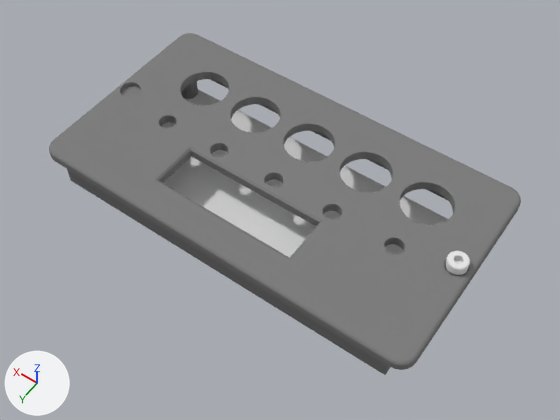
A saved change to the Blender file cad/MoaB.blend.
One viewpoint serves both versions: a 50 mm lens placed at (-154.3, 141.9, 114.3), pointed at (-101.7, 68.4, -1.3). The lights are fixed; the arrows at lower left show +X, +Y and +Z.

In view in the first picture: 'ModulDeckelO', 'PCB_Outline'.
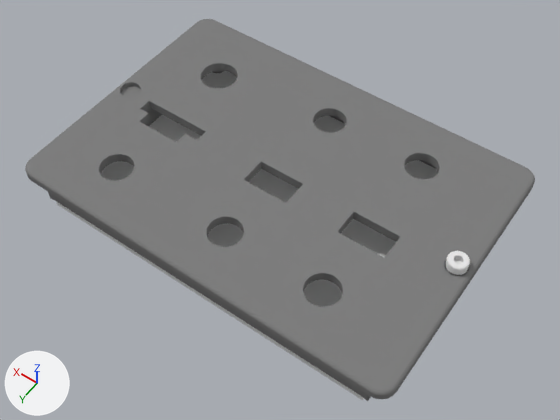
ob_bool_knopf is not drawn itself; it is used by a modifier of ob_moduldeckelo.
ob_bool_led is not drawn itself; it is used by a modifier of ob_moduldeckelo.
ob_bool_steckleiste is not drawn itself; it is used by a modifier of ob_moduldeckelo.
ob_bool_nt_kaefig_normal is not drawn itself; it is used by a modifier of ob_moduldeckelo.

Location of each change, [x1, y1, x2, y2] in pixels of the pictures (560 x 420 px; the box of a moved part takes in the faces that stretch with it):
'ModulDeckelO', reshaped, mesh rescaled, modifiers changed (8% wider, 12% taller)
    before: [49, 33, 521, 375]
    after: [25, 19, 535, 401]
'PCB_Outline', rescaled
    before: [161, 90, 448, 258]
    after: [56, 71, 438, 400]
part 1 of me_part__feature_001, moved or reshaped
    before: [181, 33, 521, 206]
    after: [198, 19, 535, 185]
part 2 of me_part__feature_001, moved or reshaped
    before: [49, 36, 519, 370]
    after: [25, 22, 533, 399]
part 3 of me_kasten70x50, moved or reshaped
    before: [67, 79, 447, 375]
    after: [54, 116, 436, 400]
part 4 of me_standoff_normal, moved or reshaped (not visible before)
    after: [361, 392, 369, 401]
part 5 of me_standoff_normal, moved or reshaped (not visible before)
    after: [48, 192, 56, 201]
part 7 of me_standoff_normal, moved or reshaped
    before: [182, 81, 198, 99]
    after: [213, 71, 223, 73]

Diff of the bpy script that builds the scene:
```diff
--- a/cad/MoaB.blend.py
+++ b/cad/MoaB.blend.py
@@ me_part__feature_001 @@
 me_part__feature_001.from_pydata(...)  # 176 vertices, 346 faces; spans x 0.0..79.3, y 0.0..2.0, z 0.0..43.0
 # used by ob_moduldeckelo; location = (-139.0, 44.0, 6.0); rotation_euler = (1.571, -3.142, -3.142), in degrees (90, -180, -180)
+# me_part__feature_001 part 1: all 88 vertices in x 0.0..79.3, y 0.0..2.0, z 0.0..5.5 are moved by (0.0, 0.0, -6.0)
+# me_part__feature_001 part 2: all 88 vertices in x 0.0..79.3, y 0.0..2.0, z 37.5..43.0 are moved by (0.0, 0.0, 6.0)
 me_part__feature_001.materials.append(mat_color_373737)
@@ me_standoff_normal @@
 me_standoff_normal.from_pydata(...)  # 168 vertices, 204 faces; spans x -3.0..69.0, y -28.4..2.4, z 0.0..8.0
+# me_standoff_normal part 4: the loose piece of 42 vertices spanning x -3.0..2.0, y -2.4..2.4, z 0.0..8.0 is moved by (0.0, 10.0, 0.0)
+# me_standoff_normal part 5: the loose piece of 42 vertices spanning x 64.0..69.0, y -2.4..2.4, z 0.0..8.0 is moved by (0.0, 10.0, 0.0)
+# me_standoff_normal part 6: the loose piece of 42 vertices spanning x -3.0..2.0, y -28.4..-23.6, z 0.0..8.0 is moved by (0.0, -10.0, 0.0)
+# me_standoff_normal part 7: the loose piece of 42 vertices spanning x 64.0..69.0, y -28.4..-23.6, z 0.0..8.0 is moved by (0.0, -10.0, 0.0)
@@ me_kasten70x50 @@
 me_kasten70x50.from_pydata(...)  # 12 vertices, 8 faces; spans x 0.0..72.0, y -19.8..19.8, z -7.2..0.0
+# me_kasten70x50 part 3: the whole mesh is scaled about its middle by (1, 1.29, 1), then moved by (0.0, -0.2, 0.0)
 me_kasten70x50.materials.append(mat_color_373737)
@@ ob_moduldeckelo @@
 _m = ob_moduldeckelo.modifiers.new('Knopfe', 'BOOLEAN')
-_m.object = ob_bool_knopf
+_m.object = ob_bool_poti
 _m = ob_moduldeckelo.modifiers.new('LEDs', 'BOOLEAN')
-_m.object = ob_bool_led
+_m.object = ob_bool_schalter
+_m = ob_moduldeckelo.modifiers.new('Encoder', 'BOOLEAN')
+_m.object = ob_bool_encoder
 _m = ob_moduldeckelo.modifiers.new('Steck', 'BOOLEAN')
-_m.object = ob_bool_steckleiste
+_m.object = ob_bool_3x2feld
 _m = ob_moduldeckelo.modifiers.new('Kasten', 'BOOLEAN')
 _m.object = ob_bool_nt_kaefig_normal
+_m.operation = 'UNION'
+_m = ob_moduldeckelo.modifiers.new('PCB_Stands', 'BOOLEAN')
+_m.object = ob_bool_pcb_standoff
 _m.operation = 'UNION'
@@ ob_moduldeckelo @@
 _m = ob_moduldeckelo.modifiers.new('M2HalbeBohr', 'BOOLEAN')
 _m.object = ob_bool_m2_halfbohr
-_m = ob_moduldeckelo.modifiers.new('PCB_Stands', 'BOOLEAN')
-_m.object = ob_bool_pcb_standoff
-_m.operation = 'UNION'
@@ ob_bool_knopf @@
-ob_bool_knopf = bpy.data.objects.new('Bool_Knopf', me_cylinder_002)
@@ ob_bool_led @@
-ob_bool_led = bpy.data.objects.new('BOOL_LED', me_cylinder_003)
@@ ob_bool_steckleiste @@
-ob_bool_steckleiste = bpy.data.objects.new('BOOL_Steckleiste', me_cube_002)
@@ ob_pcb_outline @@
 ob_pcb_outline.location = (-99.0, 65.4, -4.0)
+ob_pcb_outline.scale = (1.0, 1.67, 1.0)
@@ ob_bool_nt_kaefig_normal @@
 ob_bool_nt_kaefig_normal = bpy.data.objects.new('BOOL_NT_Kaefig_Normal', me_kasten70x50)
-ob_bool_nt_kaefig_normal.location = (-135.0, 65.5, 4.122)
+ob_bool_nt_kaefig_normal.location = (-135.1, 65.38, 4.122)
 _vg = ob_bool_nt_kaefig_normal.vertex_groups.new(name='Group')
@@ ob_bool_3x2feld @@
+ob_bool_3x2feld = bpy.data.objects.new('BOOL_3x2Feld', me_cube_008.copy())  # the mesh of ob_bool_3x2feld
+ob_bool_3x2feld.location = (-120.4, 68.42, 2.227)
@@ ob_bool_encoder @@
+ob_bool_encoder = bpy.data.objects.new('BOOL_Encoder', me_cylinder_008.copy())  # the mesh of ob_bool_encoder
+ob_bool_encoder.location = (-74.66, 51.91, 5.133)
@@ ob_bool_poti @@
+ob_bool_poti = bpy.data.objects.new('Bool_Poti', me_bool_poti.copy())  # the mesh of ob_bool_poti; modifiers ARRAY
+ob_bool_poti.location = (-120.4, 49.37, 3.0)
@@ ob_bool_schalter @@
+ob_bool_schalter = bpy.data.objects.new('BOOL_Schalter', me_bool_schalter.copy())  # the mesh of ob_bool_schalter
+ob_bool_schalter.location = (-120.4, 82.39, 3.0)
```
